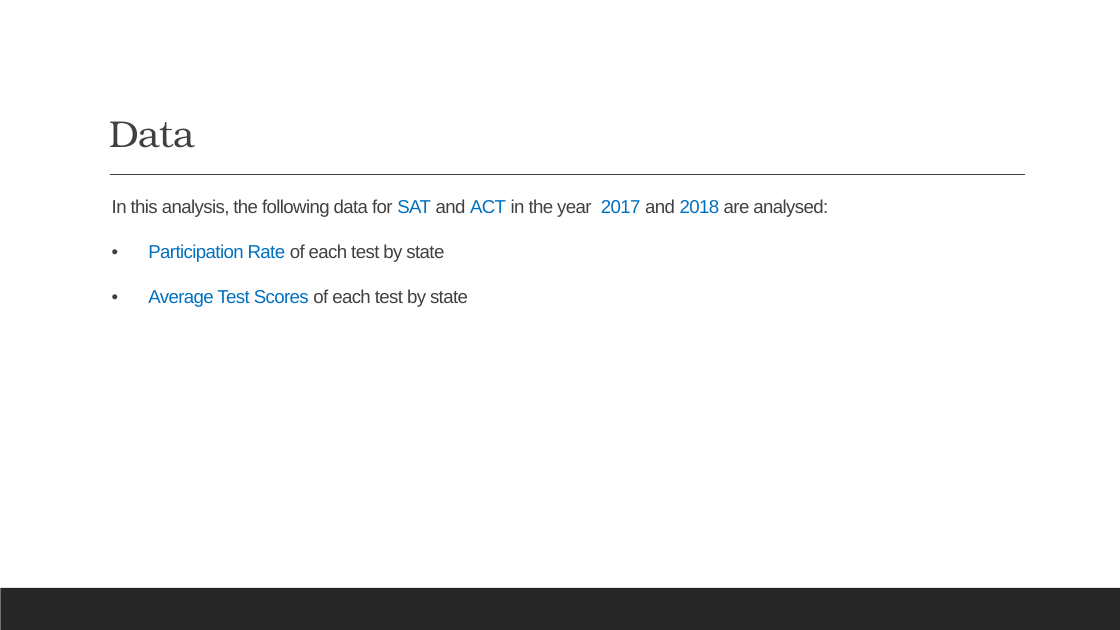
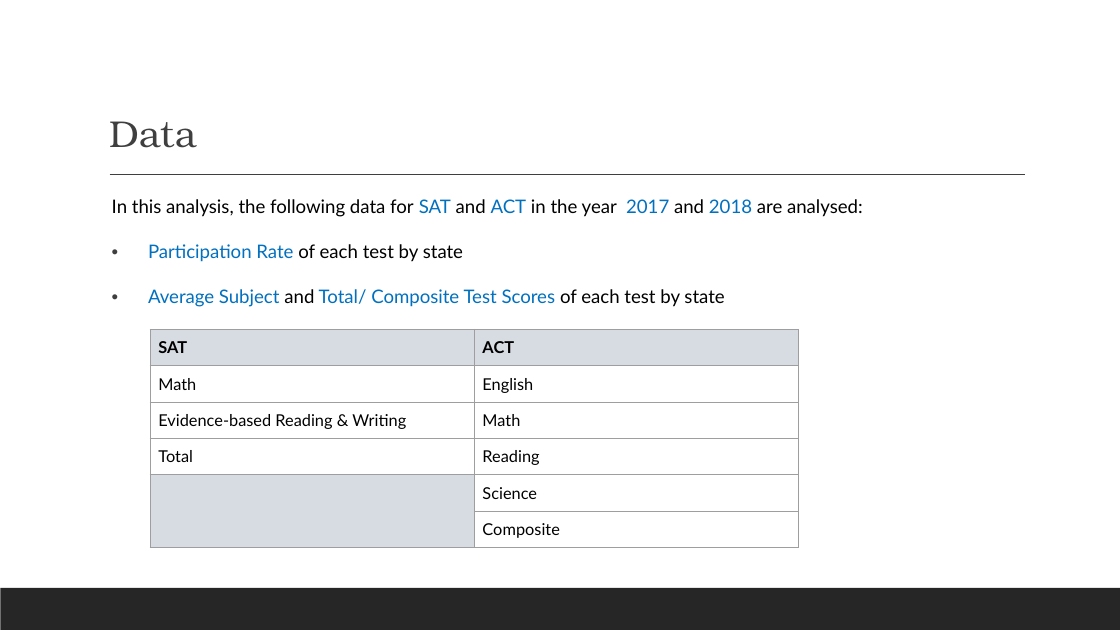
Before and after one commit to leungesther/DSI-Projects, a slide deck: slide 4 of Project-1-SAT-and-ACT-Analysis/SAT & ACT Analysis_presentation.pptx (slide 3 before the commit). Drawn at 1120x630 pixels with LibreOffice and Linux fonts; fonts in the diff are those of the drawing. Boxes give left, top, right and bottom in pixels: in the first picture for what was removed or moved away, otherwise in the second. Text is boxed around its words. In the diff, an @@ line names an element or a change of style, - is before the commit and + after.

```diff
--- a/Project-1-SAT-and-ACT-Analysis/SAT & ACT Analysis_presentation.pptx
+++ b/Project-1-SAT-and-ACT-Analysis/SAT & ACT Analysis_presentation.pptx
@@ title "Data" at [109, 121, 197, 148]: text colour #404040 to #3F3F3F, letter spacing -0.5 to 0 pt @@
@@ text at [112, 199, 863, 262]: font Arial to Lato, letter spacing -0.5 to 0 pt in "In this analysis, the following data for ...", "Participation Rate of each test by state"; text colour #404040 to #000000 in "In this analysis, the following data for ...", "of each test by state"; less space between paragraphs @@
@@ text at [148, 289, 724, 307]: text changed; font Arial to Lato @@
-• Average Test Scores of each test by state
+• Average Subject and Total/ Composite Test Scores of each test by state
@@ table added at [150, 329, 799, 548], 6 rows, 2 columns @@
+SAT | ACT
+Math | English
+Evidence-based Reading & Writing | Math
+Total | Reading
+ | Science
+ | Composite
```
Also in this commit, not shown: 8 other slides changed, 7 slides added, 3 other files.
